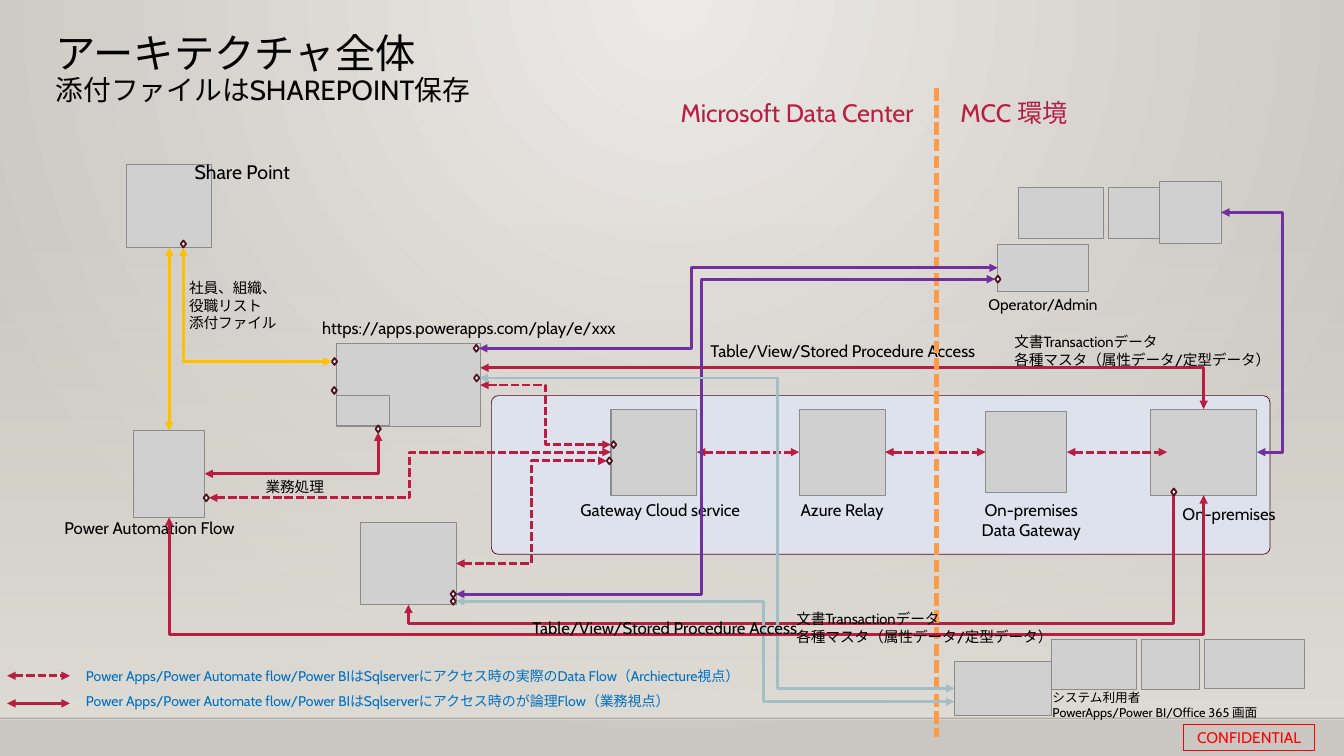
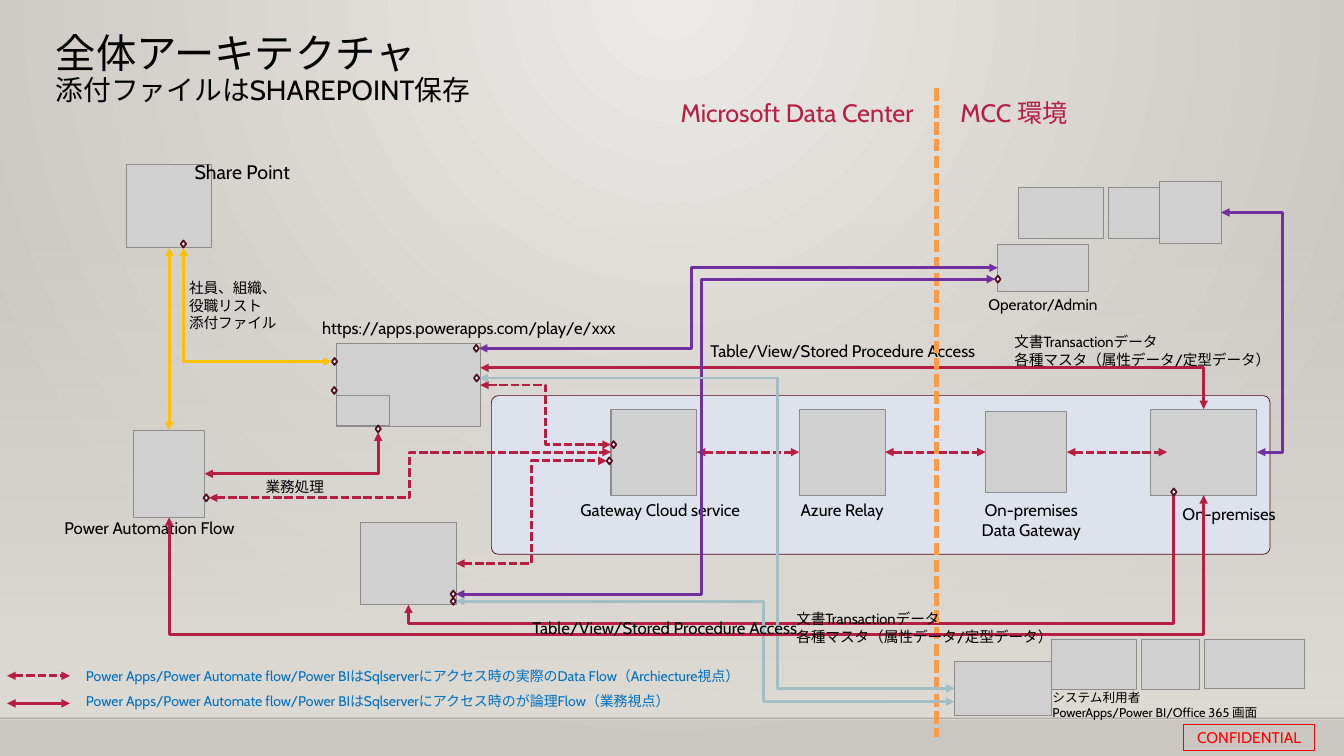
Before and after one commit to 0494938/Notes--CMS-Online, a slide deck: slide 6 of Notesアプリ刷新プロジェクト提案見積もり.pptx. Drawn at 1344x756 pixels with LibreOffice and Linux fonts; fonts in the diff are those of the drawing; grey boxes stand for pictures; background and template pictures are left out. Boxes give left, top, right and bottom in pixels: in the first picture for what was removed or moved away, otherwise in the second. Text is boxed around its words. In the diff, an @@ line names an element or a change of style, - is before the commit and + after.

```diff
--- a/Notesアプリ刷新プロジェクト提案見積もり.pptx
+++ b/Notesアプリ刷新プロジェクト提案見積もり.pptx
@@ title at [56, 34, 470, 103]: text changed @@
-アーキテクチャ全体
-添付ファイルはSHAREPOINT保存
+全体アーキテクチャ
+添付ファイルはSHAREPOINT保存
```
Also in this commit, not shown: 14 other slides changed, 7 slides added, 2 slides removed, 2 other files.
